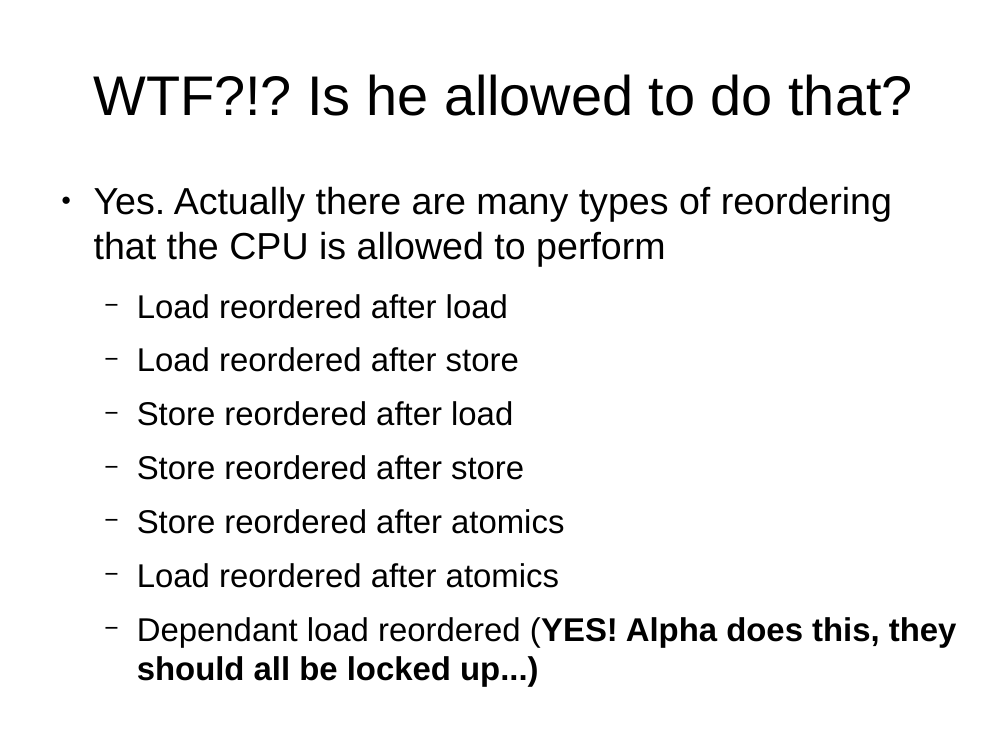
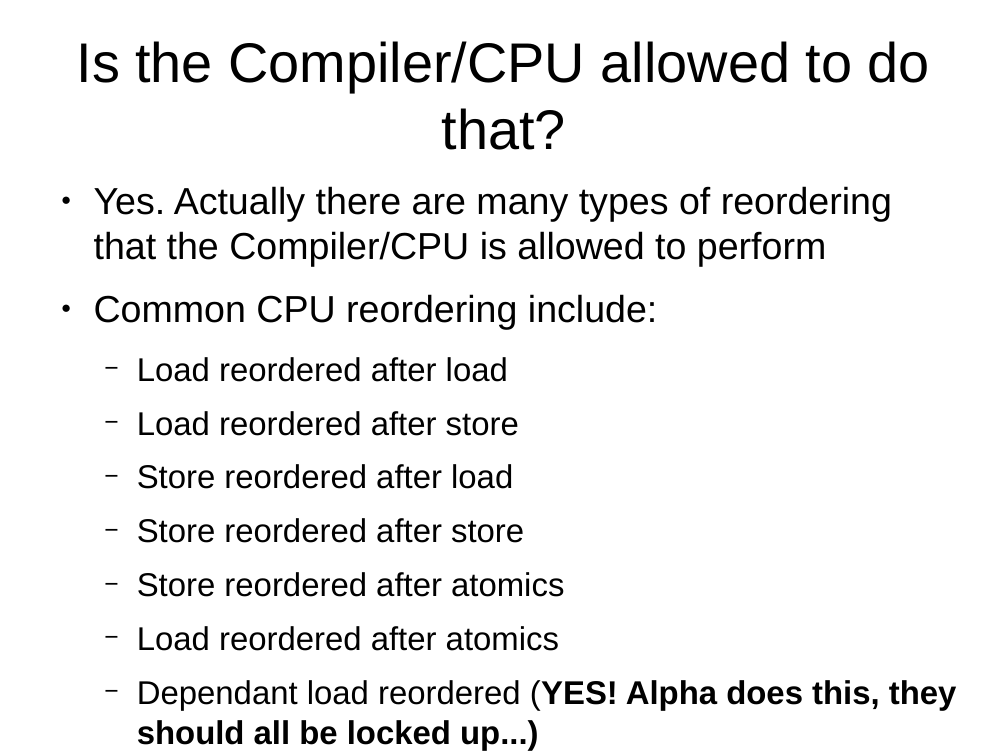
Before and after one commit to veltzer/demos-linux, a slide deck: slide 6 of doc/odp/volatile.odp. Drawn at 1008x756 pixels with LibreOffice and Linux fonts; fonts in the diff are those of the drawing. Boxes give left, top, right and bottom in pixels: in the first picture for what was removed or moved away, otherwise in the second. Text is boxed around its words. In the diff, an @@ line names an element or a change of style, - is before the commit and + after.

```diff
--- a/doc/odp/volatile.odp
+++ b/doc/odp/volatile.odp
@@ title at [77,41,930,150]: text changed @@
-WTF?!? Is he allowed to do that?
+Is the Compiler/CPU allowed to do that?
@@ text at [94,186,892,330]: text changed @@
-● Yes. Actually there are many types of reordering that the CPU is allowed to perform
+● Yes. Actually there are many types of reordering that the Compiler/CPU is allowed to perform
+● Common CPU reordering include:
```
Also in this commit, not shown: 3 other slides changed, 1 slide added.
